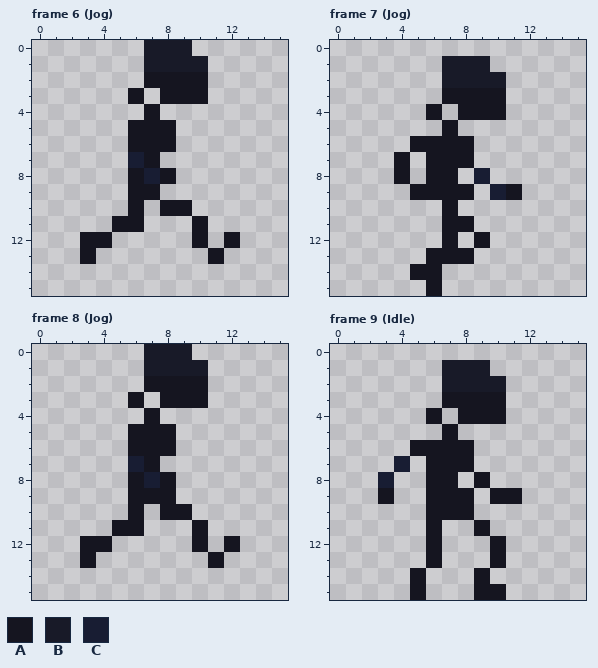
Pixel-art file: Assets/Sprites/Player_Sprite.aseprite. That is the earlier state.
16x16 pixels, 12 frames. Shown: frame 6 (Jog), frame 7 (Jog), frame 8 (Jog), frame 9 (Idle). The commit also changed other frames, which this record leaves out.
Palette (. is transparent): A #151520  B #181a28  C #181d33
After:
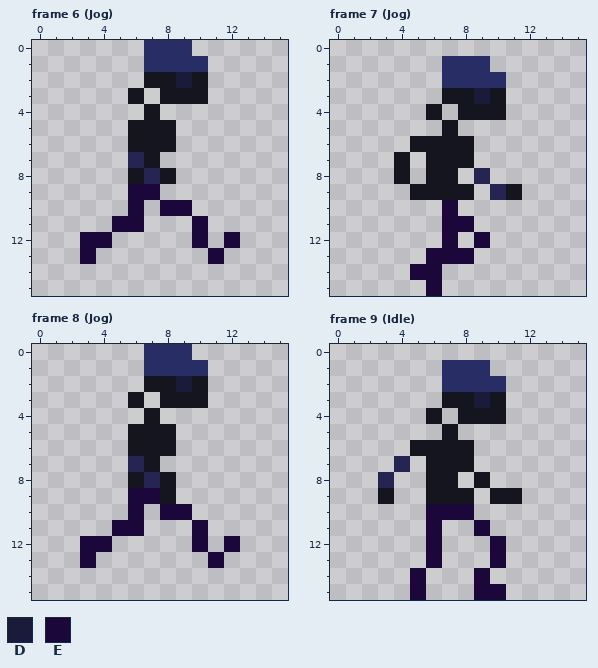
Colours new in this view: D #1a1a3b  E #1b0739
The exact change:
Colour B changes from #181a28 to #292d65.
Colour C changes from #181d33 to #262453.
Frame 6 (Jog), layer "Color":
Colour D replaces colour A in row 2 at x 9.
Colour E replaces colour A in row 9 at x 6 to 7; in row 10 at x 6 and 8 to 9; in row 11 at x 5 to 6 and 10; in row 12 at x 3 to 4, 10 and 12; in row 13 at x 3 and 11.
Frame 7 (Jog), layer "Color":
Colour D replaces colour A in row 3 at x 9.
Colour E replaces colour A in row 10 at x 7; in row 11 at x 7 to 8; in row 12 at x 7 and 9; in row 13 at x 6 to 8; in row 14 at x 5 to 6; in row 15 at x 6.
Frame 8 (Jog), layer "Color": the same change as frame 6 (Jog)
Frame 9 (Idle), layer "Color":
Colour D replaces colour A in row 3 at x 9.
Colour E replaces colour A in row 10 at x 6 to 8; in row 11 at x 6 and 9; in rows 12 to 13 at x 6 and 10; in row 14 at x 5 and 9; in row 15 at x 5 and 9 to 10.
